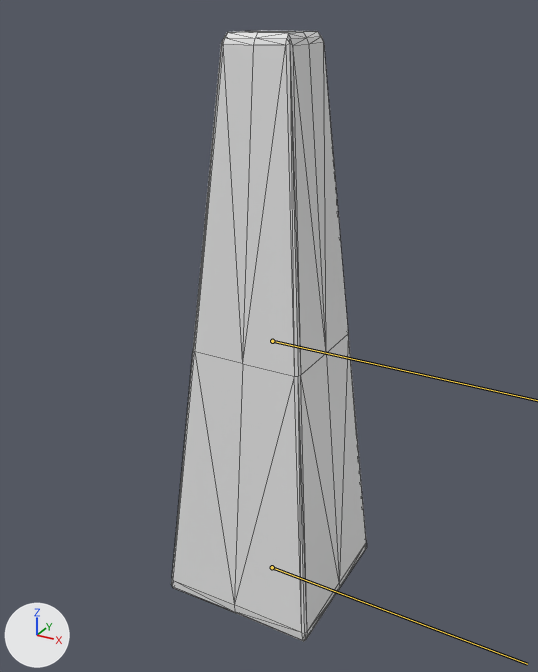
An edit to the FBX model Content/UM_MVP/the_obelisk.fbx, drawn before and after from the same camera.
Camera for both pictures: a camera (50 mm lens) standing at (0.768, -1.414, 1.395) and looking at (-0.01, 0.0, 0.688). The lights are fixed; the arrows at lower left show +X, +Y and +Z. The bones that bend it are drawn over the model as lines. Mesh edges are drawn as thin lines.
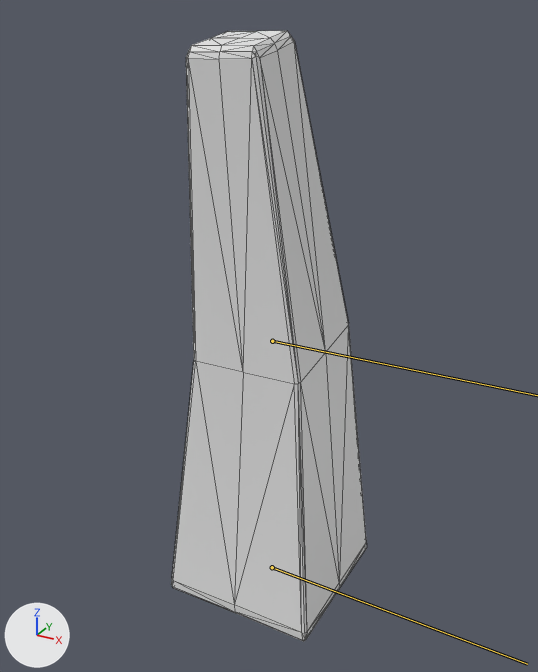
The newer file adds an action. The first version stands in its rest pose; the second is drawn at frame 30 of the action 'Armature|ArmatureAction'.

Location of each change, (x1, y1, x2, y2) in pixels of the pictures (538 x 672 px):
'Cube', posed: before (171, 30, 367, 642); after (171, 31, 367, 642)

The change in detail:
Bone 'Bone.001' (bone_bone_001) turns from (0, 0, 0) to (0, 9, -1) degrees about its own x, y and z.
